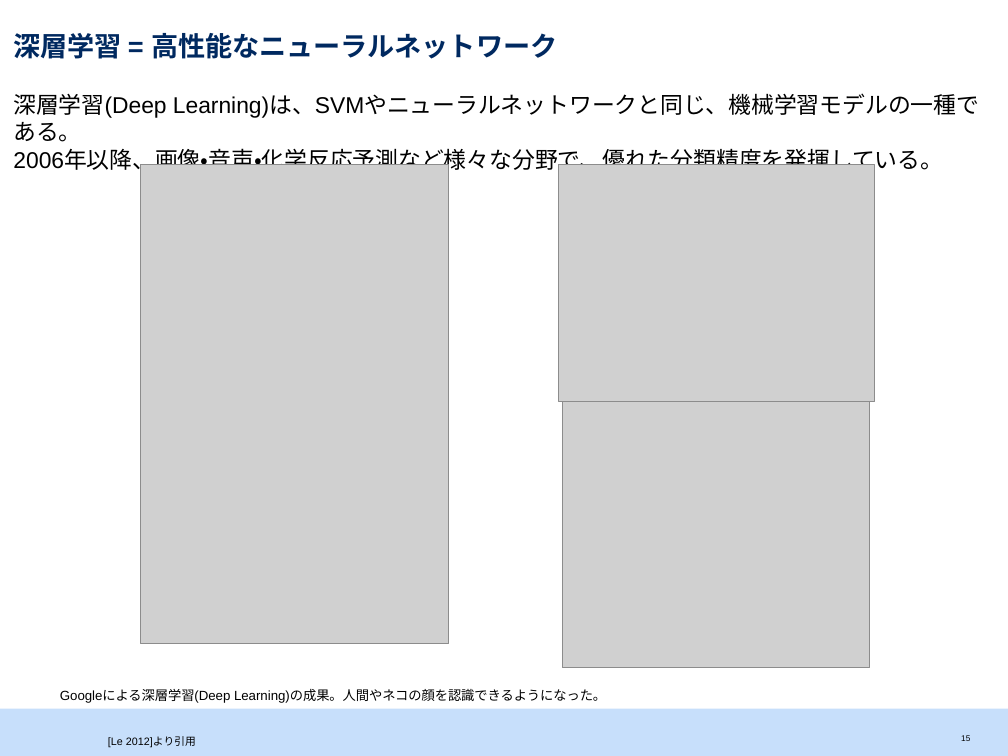
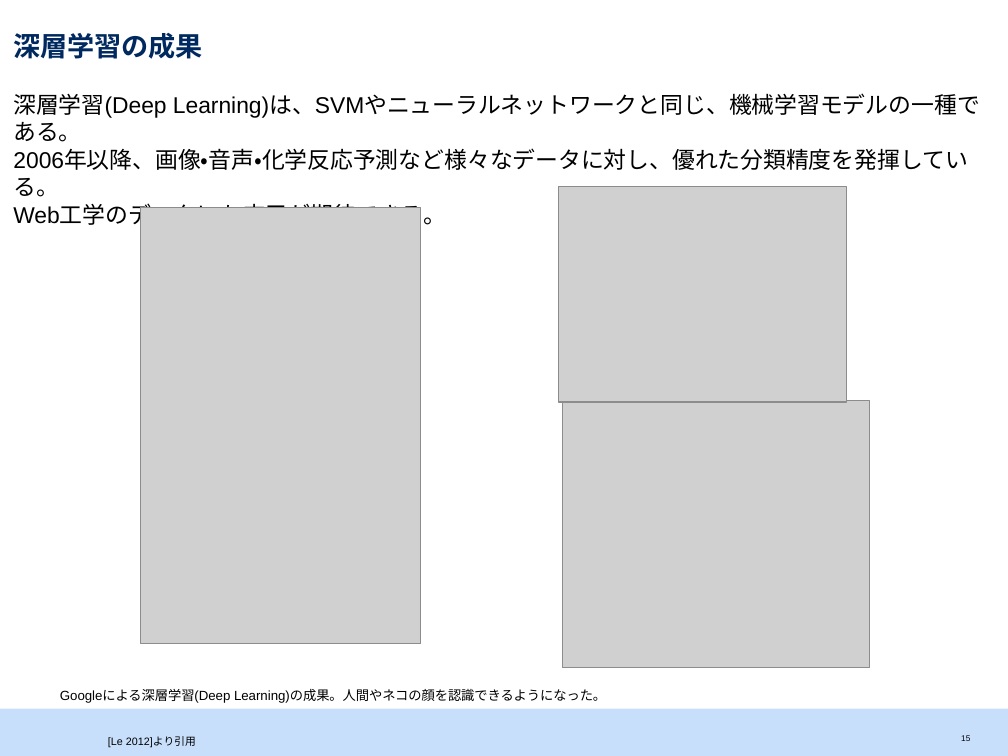
Before and after one commit to srtk/sotsuron, a slide deck: slide 16 of doc/sotsuron_defense/bd.pptx. Drawn at 1008x756 pixels with LibreOffice and Linux fonts; fonts in the diff are those of the drawing; grey boxes stand for pictures. Boxes give left, top, right and bottom in pixels: in the first picture for what was removed or moved away, otherwise in the second. Text is boxed around its words. In the diff, an @@ line names an element or a change of style, - is before the commit and + after.

```diff
--- a/doc/sotsuron_defense/bd.pptx
+++ b/doc/sotsuron_defense/bd.pptx
@@ title at box(13, 33, 203, 59): text changed @@
-深層学習 = 高性能なニューラルネットワーク
+深層学習の成果
@@ text at box(13, 150, 968, 170): text changed @@
-2006年以降、画像・音声・化学反応予測など様々な分野で、優れた分類精度を発揮している。
+2006年以降、画像・音声・化学反応予測など様々なデータに対し、優れた分類精度を発揮している。
+Web工学のデータにも応用が期待できる。
@@ picture: place and size @@
-picture at box(141, 165, 448, 644)
+picture at box(141, 208, 421, 644)
@@ picture: place and size @@
-picture at box(560, 165, 875, 401)
+picture at box(560, 186, 847, 402)
```
Also in this commit, not shown: 11 other slides changed, 12 slides added, 1 other file.
